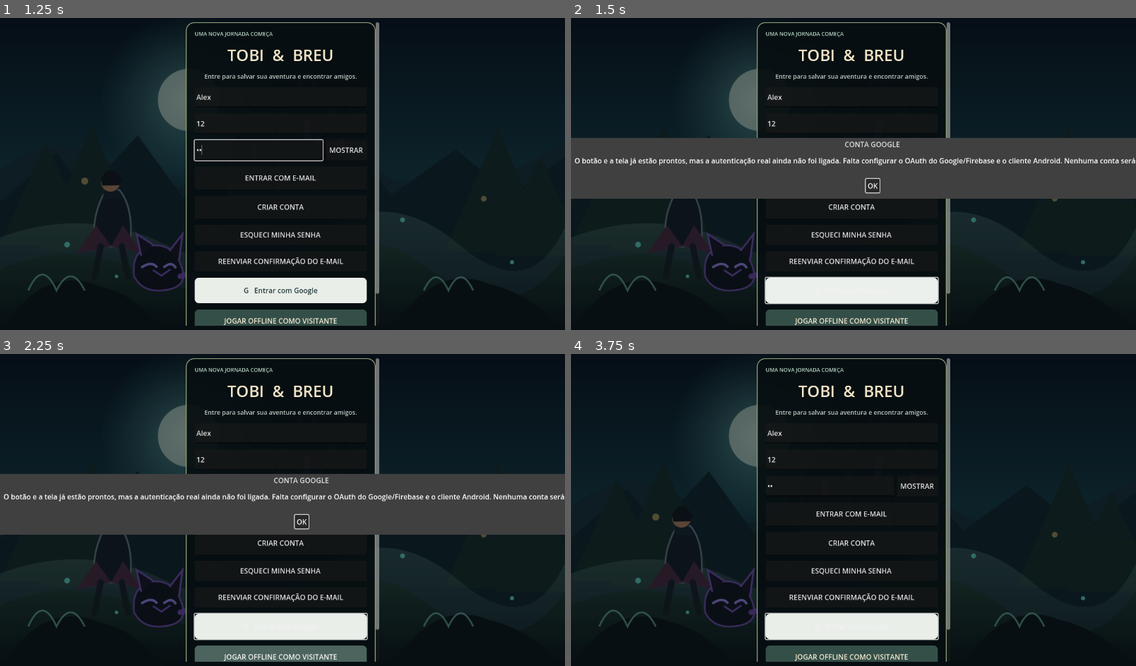
Above: before the commit, frames 1-4 (two rows, left to right).
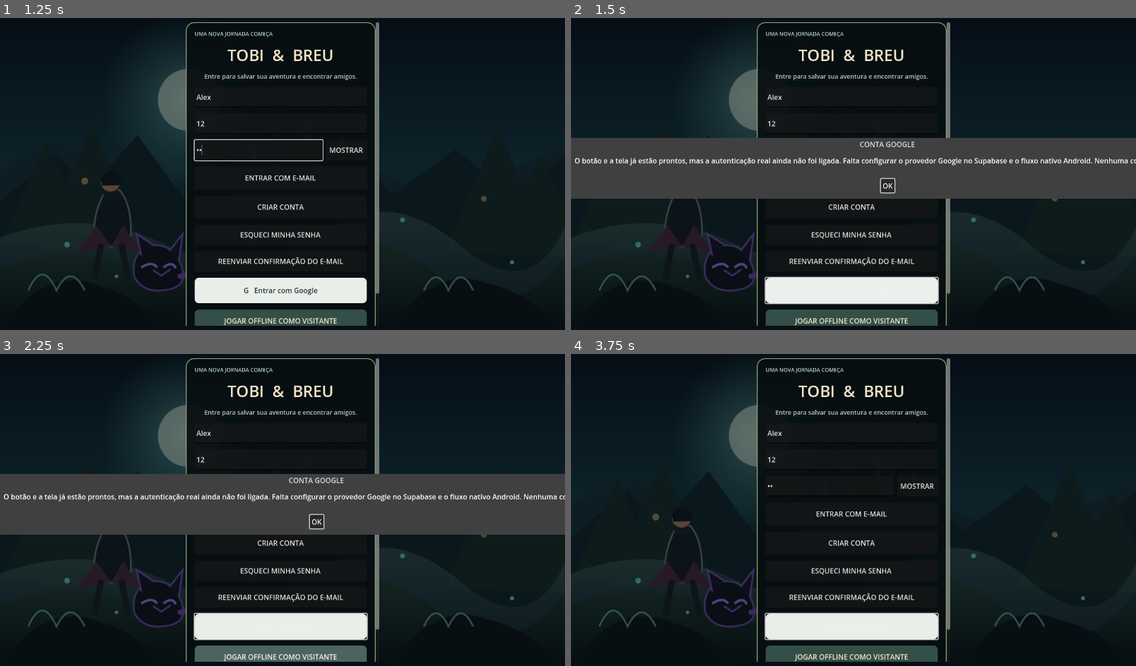
Above: after the commit, the same moments.

Repository: REALMLIFE-design/dark-fantasia-tobi-e-breu-
Game: Godot game, scene res://scenes/login.tscn
The game is run twice, just before and just after one commit, with the same random seed, the same clock (stepped at 60 frames per second) and the same inputs.
Inputs (mouse positions are in pixels of both pictures, inside the frame that each line leads up to):
- Up to frame 1 (1.25 s): click (282, 96) at 0.52 s; type "Alex" at 0.6 s; click (282, 124) at 0.75 s; type "12" at 0.83 s; click (259, 149) at 0.98 s; type "12" at 1.07 s
- Up to frame 2 (1.5 s): click "G Entrar com Google" at 1.25 s
- Up to frame 3 (2.25 s): click "JOGAR OFFLINE COMO VISITANTE" at 2 s
- Up to frame 4 (3.75 s): click "JOGAR OFFLINE COMO VISITANTE" at 2.75 s; click "OK" at 3.5 s

Frame 1 is identical in both runs. In frame 2, 0.7% of the frame differs, in the area x 48-100%, y 39-57%; in frame 3, 0.7%; in frame 4, nothing differs.

Commit message:
Align Google login guidance with Supabase backend

Diff:
--- a/scripts/login_screen.gd
+++ b/scripts/login_screen.gd
@@ -1,7 +1,7 @@
 extends Control
 
 const MENU_SCENE := "res://scenes/menu.tscn"
-# Set this to the OAuth Web Client ID after configuring Google Identity/Firebase.
+# Set this to the Google OAuth Web Client ID after configuring the provider in Supabase.
 # Never put a private client secret in the game.
 const GOOGLE_WEB_CLIENT_ID := ""
 
@@ -164,7 +164,7 @@
 
 func _on_google_pressed() -> void:
 	if GOOGLE_WEB_CLIENT_ID.strip_edges().is_empty():
-		_show_notice("O botão e a tela já estão prontos, mas a autenticação real ainda não foi ligada. Falta configurar o OAuth do Google/Firebase e o cliente Android. Nenhuma conta será simulada.")
+		_show_notice("O botão e a tela já estão prontos, mas a autenticação real ainda não foi ligada. Falta configurar o provedor Google no Supabase e o fluxo nativo Android. Nenhuma conta será simulada.")
 		return
 	_show_notice("O Client ID foi preenchido, mas o fluxo nativo de autenticação ainda precisa ser integrado e validado no Android antes de aceitar contas.")
 
